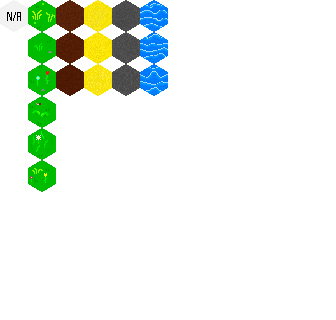
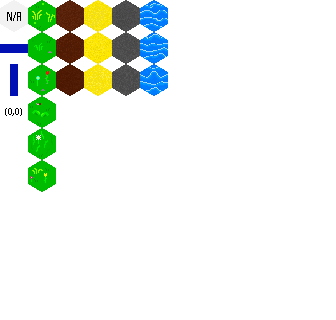
Layers edited between the first and the second w=336, h=320 image:
added group "Tile - Diagnostic" with 4 layers over bbox(0, 44, 28, 116)
added layer "Pasted Layer" in group "Tile - Diagnostic" over bbox(5, 108, 22, 116)
added layer "Chunk border horizontal" in group "Tile - Diagnostic" over bbox(0, 44, 28, 53)
added layer "Chunk border vertical" in group "Tile - Diagnostic" over bbox(10, 64, 18, 96)
